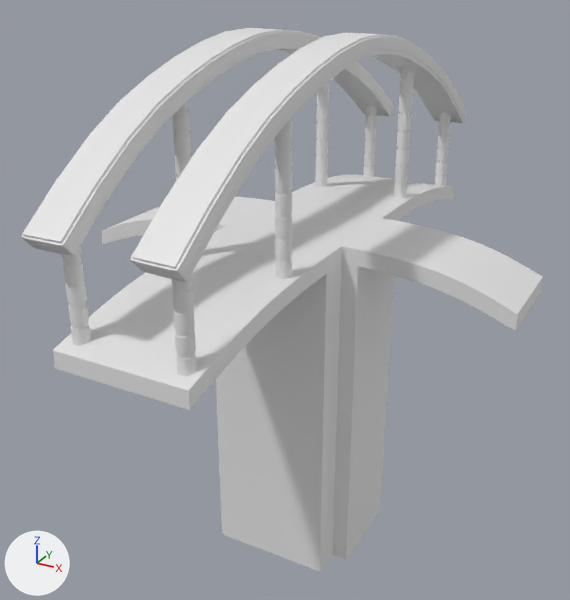
The FBX model Assets/Models/Building3.fbx as it was, and as the next commit left it.
One viewpoint serves both versions: a 50 mm camera at (17.5, -43.1, 16.1) aimed at (-1.0, -9.4, -0.8). The lights are fixed; the arrows at lower left show +X, +Y and +Z. The older version comes first. Where no turn or scale is listed for an object, it has been applied to the vertices.

Names of what the first picture shows: 'Bridge', 'TobBeam', 'support', 'support.001'.
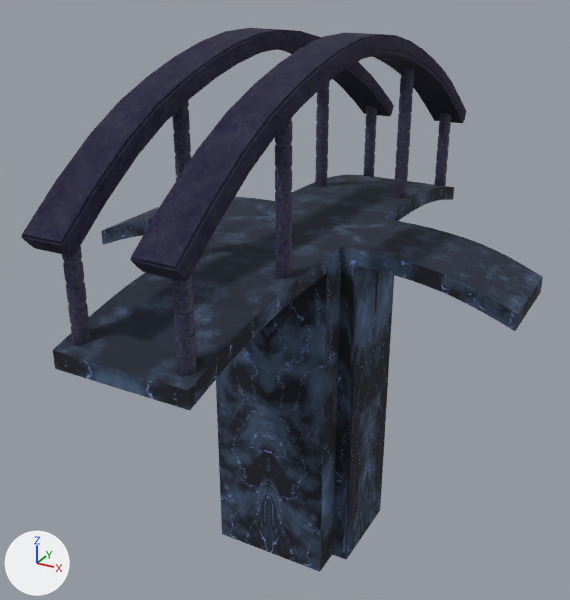
Boxes [x1, y1, x2, y2] around the edits, measured in the pictures (570 x 600 px):
'TobBeam', recoloured (white to blue)
    both: [21, 28, 466, 282]
'support.001', recoloured
    both: [172, 67, 414, 279]
part 1 of me_cube_003, reshaped
    before: [53, 187, 543, 410]
    after: [53, 182, 543, 410]
part 2 of me_cube_003, recoloured (white to blue)
    both: [53, 175, 542, 572]
part 3 of me_cylinder_002, recoloured
    both: [62, 106, 451, 376]

Patch to the scene script:
```diff
--- a/Assets/Models/Building3.fbx.py
+++ b/Assets/Models/Building3.fbx.py
@@ img_building3supportcolumns_png @@
+img_building3supportcolumns_png = load_image('Building3SupportColumns.png', 'textures/Building3SupportColumns.png', 2048, 2048, 'sRGB')
@@ img_building3_bridge_png @@
+img_building3_bridge_png = load_image('Building3-bridge.png', 'textures/Building3-bridge.png', 2048, 2048, 'sRGB')
@@ img_building3supportcolumnshigher_png @@
+img_building3supportcolumnshigher_png = load_image('Building3SupportColumnsHigher.png', 'textures/Building3SupportColumnsHigher.png', 2048, 2048, 'sRGB')
@@ img_building3beam_png @@
+img_building3beam_png = load_image('Building3Beam.png', 'textures/Building3Beam.png', 2048, 2048, 'sRGB')
@@ mat_supportcolumnsbaked @@
+mat_supportcolumnsbaked = principled_material('SupportColumnsBaked')
+mat_supportcolumnsbaked.texture = img_building3supportcolumns_png  # with its transparency
+mat_supportcolumnsbaked.roughness = 0.641
@@ mat_bridgebaked @@
+mat_bridgebaked = principled_material('BridgeBaked')
+mat_bridgebaked.texture = img_building3_bridge_png  # with its transparency
+mat_bridgebaked.roughness = 0.965
@@ mat_supportcolumnshigherbaked @@
+mat_supportcolumnshigherbaked = principled_material('SupportColumnsHigherBaked')
+mat_supportcolumnshigherbaked.texture = img_building3supportcolumnshigher_png  # with its transparency
+mat_supportcolumnshigherbaked.roughness = 0.741
@@ mat_beambaked @@
+mat_beambaked = principled_material('BeamBaked')
+mat_beambaked.texture = img_building3beam_png  # with its transparency
+mat_beambaked.roughness = 1.0
@@ me_cube_004 @@
 me_cube_004.from_pydata(...)  # 2728 vertices, 2752 faces; spans x -1.6..5.4, y 6.0..36.8, z 0.9..7.3
+me_cube_004.materials.append(mat_beambaked)  # picture img_building3beam_png
@@ me_cylinder_002 @@
 # used by ob_support; location = (2.36, 5.11, 7.0)
-me_cylinder_002.from_pydata(...)  # 2824 vertices, 2944 faces; spans x -5.3..0.4, y -28.3..0.4, z -4.8..0.4
+me_cylinder_002.from_pydata(...)  # 2816 vertices, 2688 faces; spans x -5.3..0.4, y -28.3..0.4, z -4.8..0.4
+# me_cylinder_002 part 3: 2688 faces spanning x -5.3..0.4, y -28.3..0.4, z -4.8..0.4 switch from no material to mat_supportcolumnsbaked (picture img_building3supportcolumns_png)
+# edits to the shape of me_cylinder_002 do not show in these pictures
@@ me_cube_003 @@
 # used by ob_bridge; location = (-0.12, -8.88, -0.88)
-me_cube_003.from_pydata(...)  # 13865 vertices, 13760 faces; spans x -11.5..11.5, y -14.9..14.9, z -13.9..4.4
+me_cube_003.from_pydata(...)  # 15273 vertices, 15168 faces; spans x -11.5..11.5, y -14.9..14.9, z -13.9..4.4
+# me_cube_003 part 1: 428 vertices moved within x -11.5..11.5, y -14.9..14.9, z 2.1..4.4; 202 vertices removed from x -11.4..11.4, y -14.9..14.9, z 2.2..4.3; 1610 vertices added at x -11.5..11.5, y -14.9..14.9, z 2.1..4.4
+# me_cube_003 part 2: 10616 faces spanning x -11.5..11.5, y -14.9..14.9, z -13.9..4.4 switch from no material to mat_bridgebaked (picture img_building3_bridge_png)
+# other edits to the shape of me_cube_003 do not show in these pictures
@@ me_cylinder_003 @@
 me_cylinder_003.from_pydata(...)  # 3848 vertices, 3968 faces; spans x -5.31..0.35, y -13.95..0.35, z -4.81..2.93
+me_cylinder_003.materials.append(mat_supportcolumnshigherbaked)  # picture img_building3supportcolumnshigher_png
```
